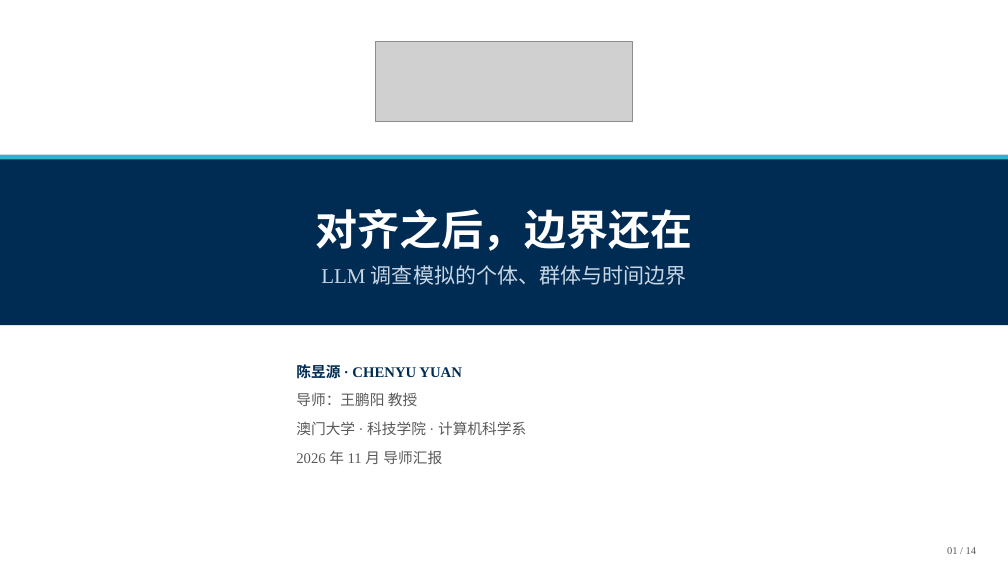
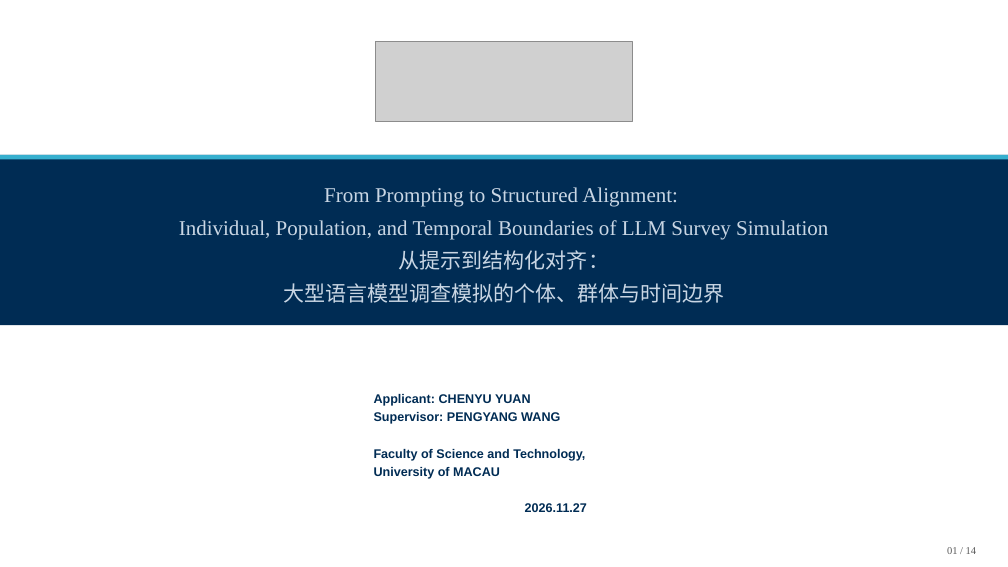
Before and after one commit to gyro-zpl/fas_pro, a slide deck: slide 1 of docs/04_论文稿件/导师阶段汇报_UMAC_2026-11-23.pptx. Drawn at 1008x567 pixels with LibreOffice and Linux fonts; fonts in the diff are those of the drawing; grey boxes stand for pictures. Boxes give left, top, right and bottom in pixels: in the first picture for what was removed or moved away, otherwise in the second. Text is boxed around its words. In the diff, an @@ line names an element or a change of style, - is before the commit and + after.

```diff
--- a/docs/04_论文稿件/导师阶段汇报_UMAC_2026-11-23.pptx
+++ b/docs/04_论文稿件/导师阶段汇报_UMAC_2026-11-23.pptx
@@ text at [179,187,828,303]: text changed @@
-对齐之后，边界还在
-LLM 调查模拟的个体、群体与时间边界
+From Prompting to Structured Alignment:
+Individual, Population, and Temporal Boundaries of LLM Survey Simulation
+从提示到结构化对齐：
+大型语言模型调查模拟的个体、群体与时间边界
@@ text removed at [296,362,526,464] @@
-陈昱源 · CHENYU YUAN
-导师：王鹏阳 教授
-澳门大学 · 科技学院 · 计算机科学系
-2026 年 11 月 导师汇报
@@ text added at [374,394,587,512], 12 pt, text #002C54, bold @@
+Applicant: CHENYU YUAN
+Supervisor: PENGYANG WANG
+Faculty of Science and Technology, University of MACAU
+      2026.11.27
```
Also in this commit, not shown: 12 other slides changed, 1 slide added, 1 slide removed, 5 other files.
